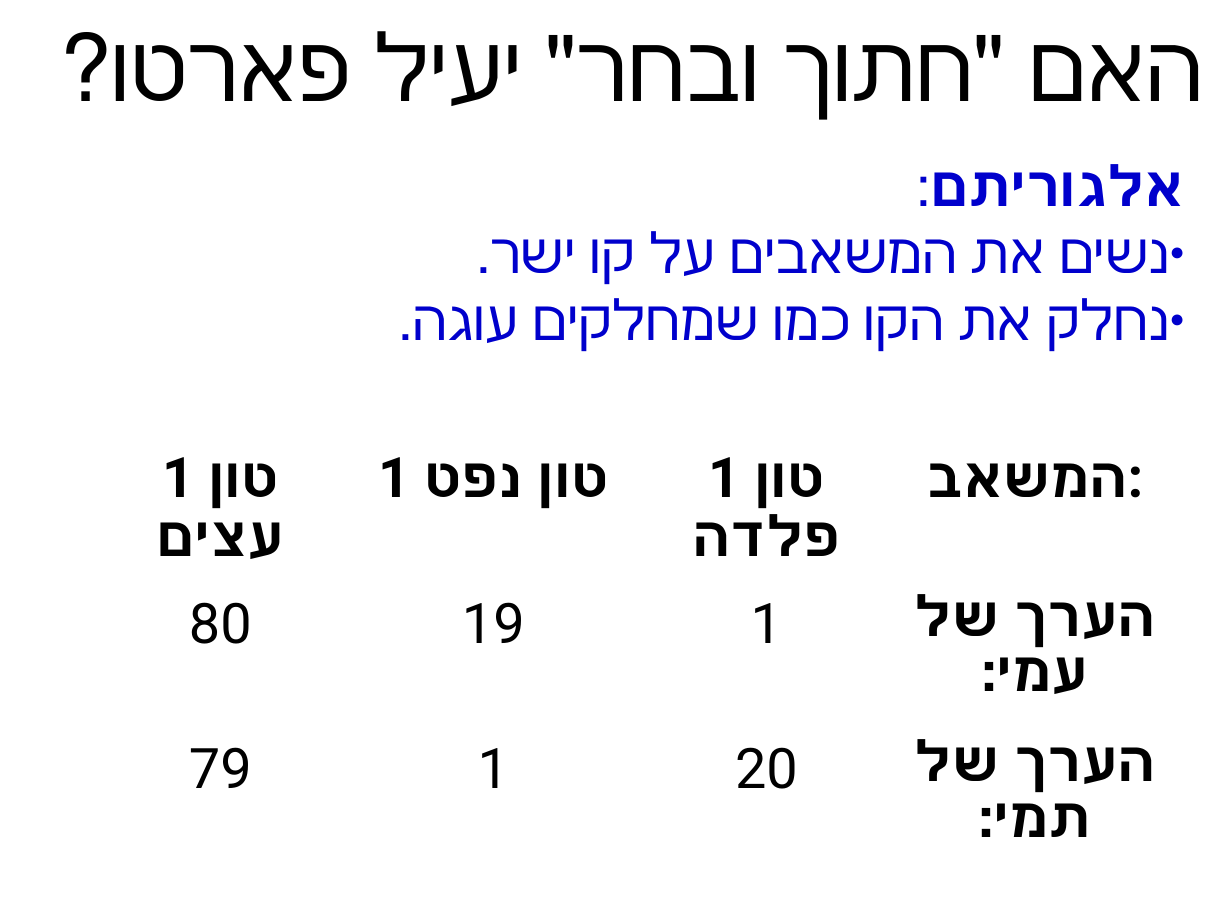
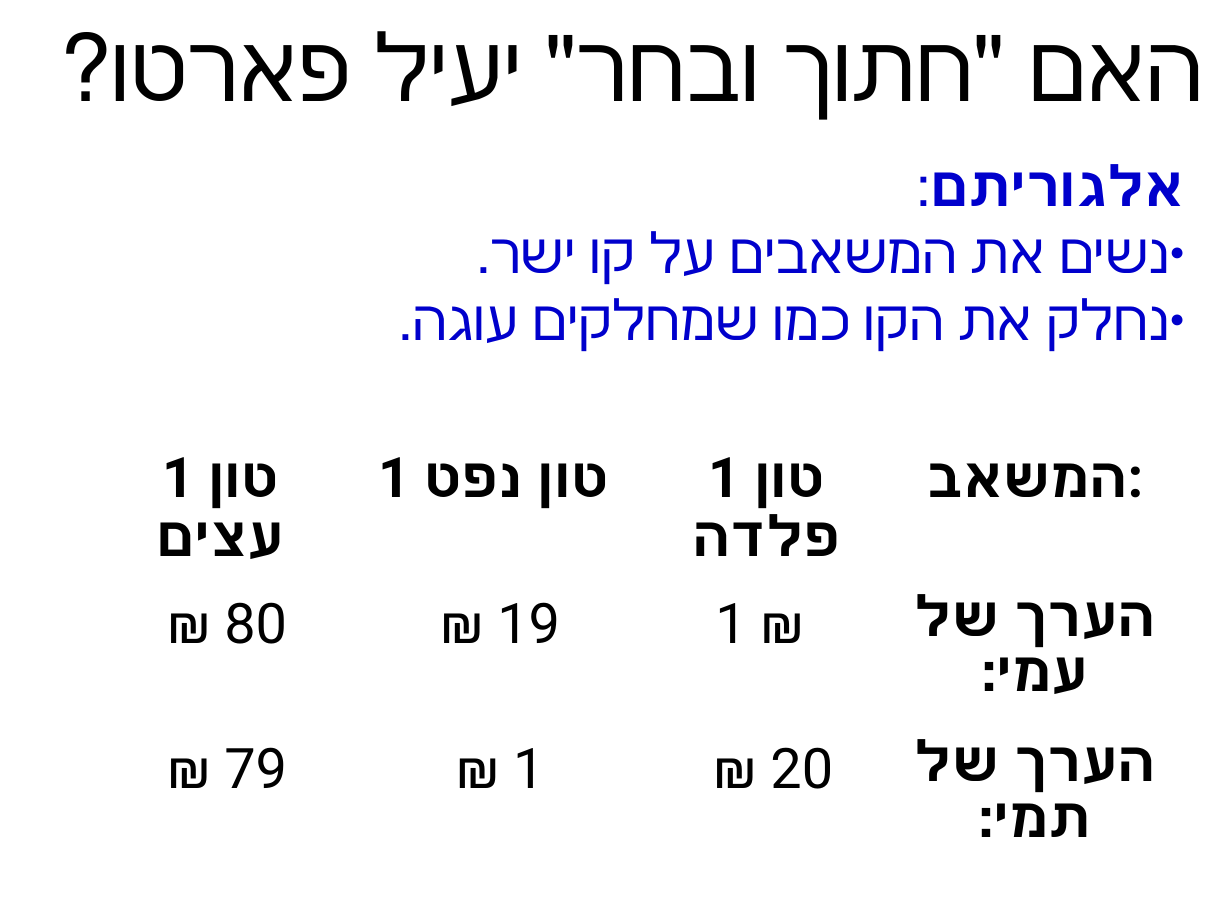
Before and after one commit to erelsgl-at-ariel/algorithms-5785, a slide deck: slide 9 of 02-pareto-efficiency/slides.pptx. Drawn at 1232x924 pixels with LibreOffice and Linux fonts; fonts in the diff are those of the drawing. Boxes give left, top, right and bottom in pixels: in the first picture for what was removed or moved away, otherwise in the second. Text is boxed around its words. In the diff, an @@ line names an element or a change of style, - is before the commit and + after.

```diff
--- a/02-pareto-efficiency/slides.pptx
+++ b/02-pareto-efficiency/slides.pptx
@@ table at box(84, 440, 1167, 843) @@
-row 2: 80 | 19 | 1 | הערך של עמי:
+row 2: ₪ 80 | ₪ 19 | 1 ₪ | הערך של עמי:
-row 3: 79 | 1 | 20 | הערך של תמי:
+row 3: ₪ 79 | ₪ 1 | ₪ 20 | הערך של תמי:
```
Also in this commit, not shown: 4 other files.
